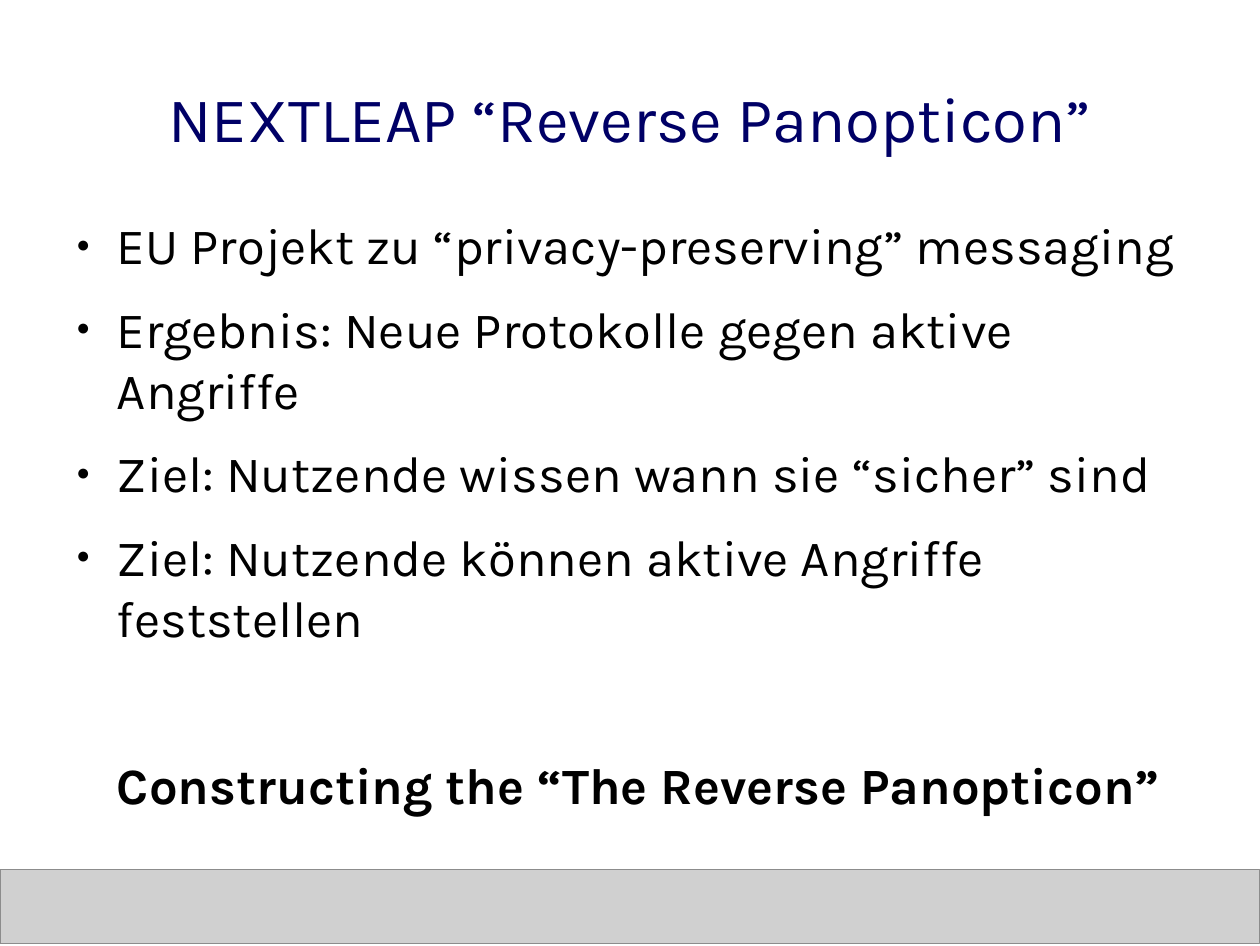
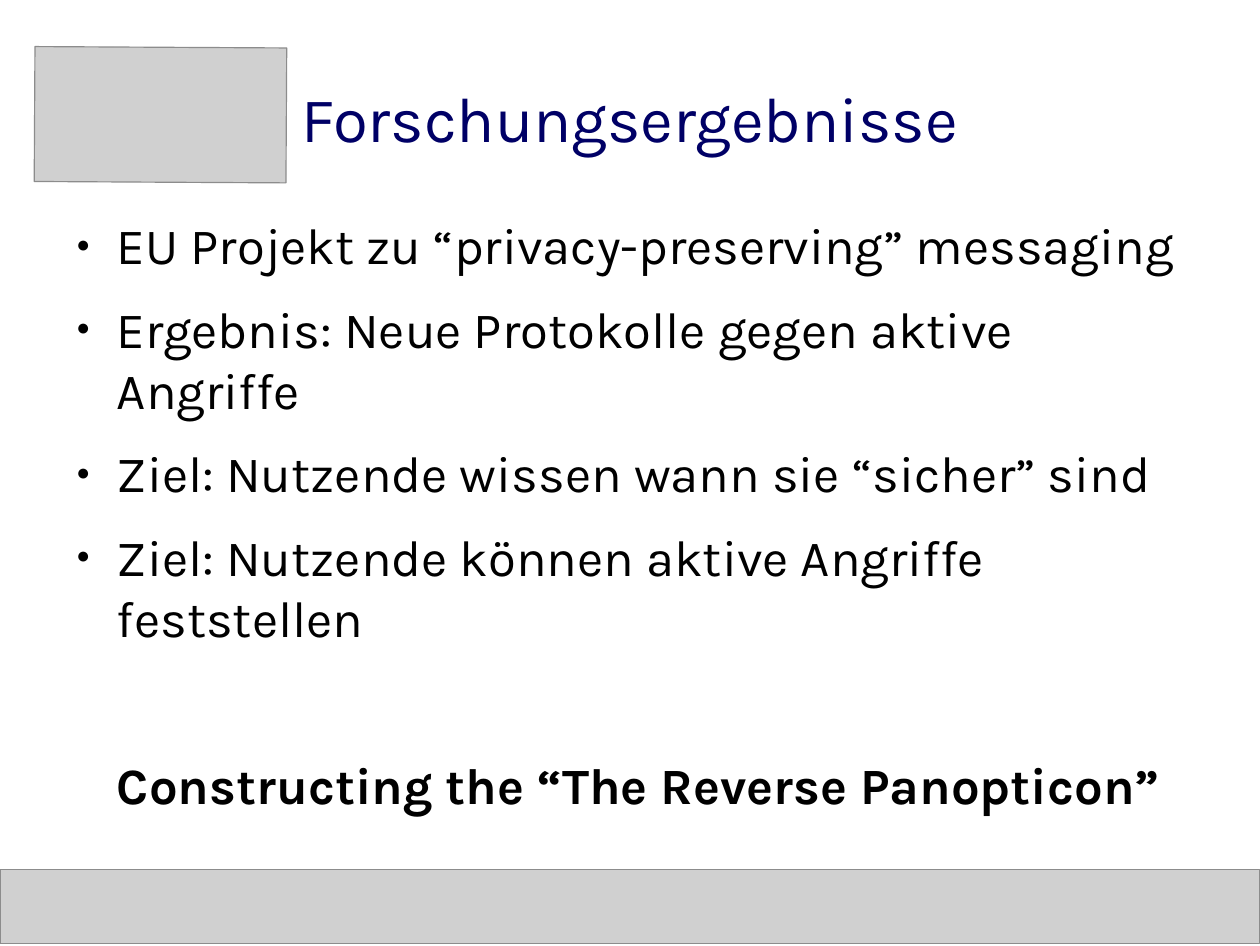
Before and after one commit to deltachat/playground, a slide deck: slide 6 of talks/dud-2018-autocrypt.odp (slide 7 before the commit). Drawn at 1260x946 pixels with LibreOffice and Linux fonts; fonts in the diff are those of the drawing; grey boxes stand for pictures. Boxes give left, top, right and bottom in pixels: in the first picture for what was removed or moved away, otherwise in the second. Text is boxed around its words. In the diff, an @@ line names an element or a change of style, - is before the commit and + after.

```diff
--- a/talks/dud-2018-autocrypt.odp
+++ b/talks/dud-2018-autocrypt.odp
@@ picture added at box(34, 46, 286, 182) @@
@@ title at box(302, 98, 958, 158): text changed @@
-NEXTLEAP “Reverse Panopticon”
+Forschungsergebnisse
```
Also in this commit, not shown: 6 other slides changed, 1 slide removed.
